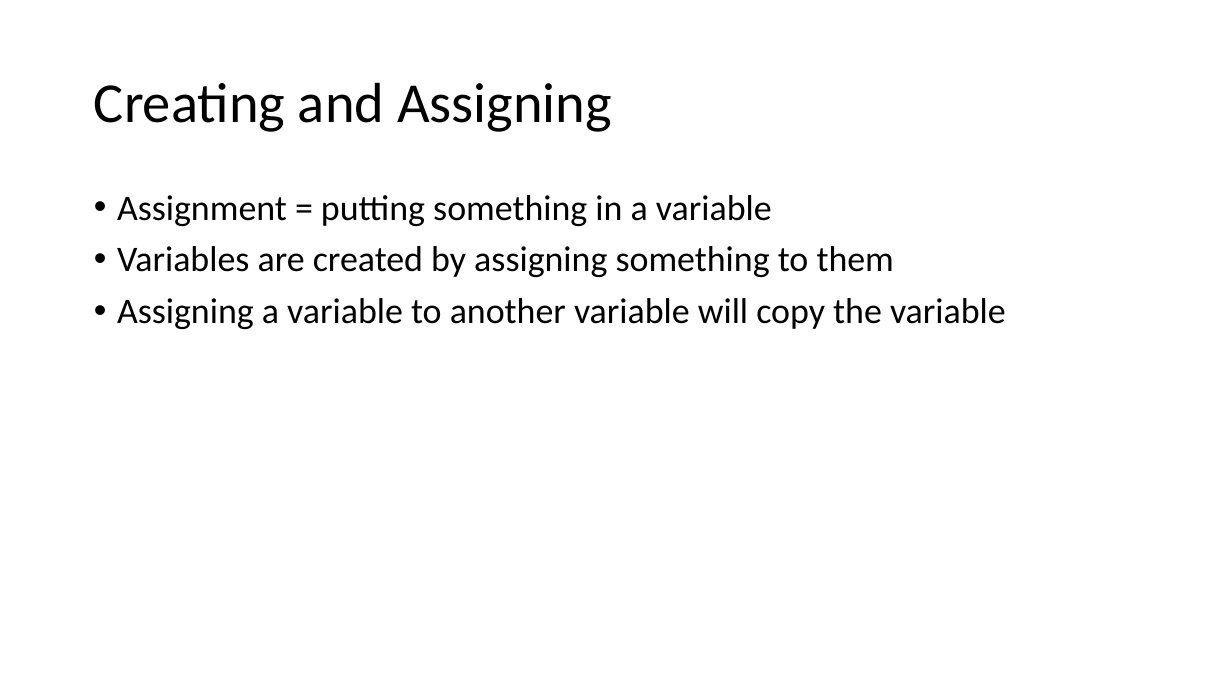
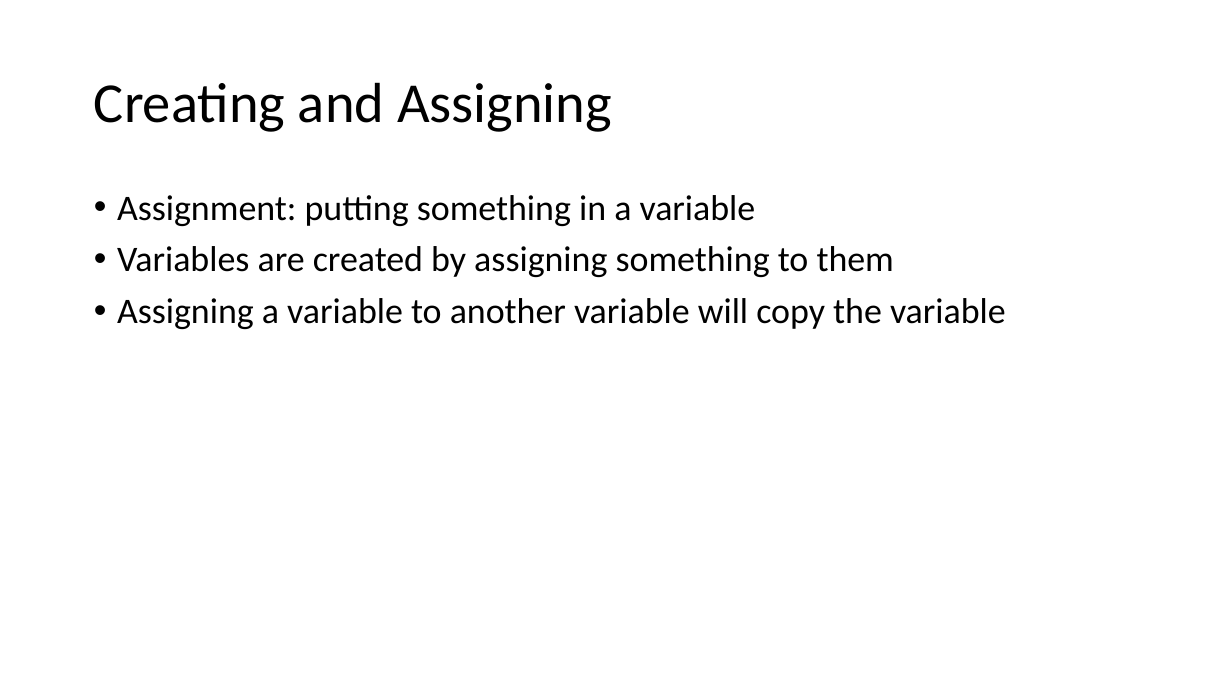
Before and after one commit to PHPEmbark/curriculum, a slide deck: slide 4 of course/1 - Basic Programming/Basics Of Programming.pptx. Drawn at 1232x693 pixels with LibreOffice and Linux fonts; fonts in the diff are those of the drawing. Boxes give left, top, right and bottom in pixels: in the first picture for what was removed or moved away, otherwise in the second. Text is boxed around its words. In the diff, an @@ line names an element or a change of style, - is before the commit and + after.

```diff
--- a/course/1 - Basic Programming/Basics Of Programming.pptx
+++ b/course/1 - Basic Programming/Basics Of Programming.pptx
@@ text at <box>117,195,756,226</box>: text changed @@
-• Assignment = putting something in a variable
+• Assignment: putting something in a variable
```
Also in this commit, not shown: 43 other slides changed, 10 other files.
